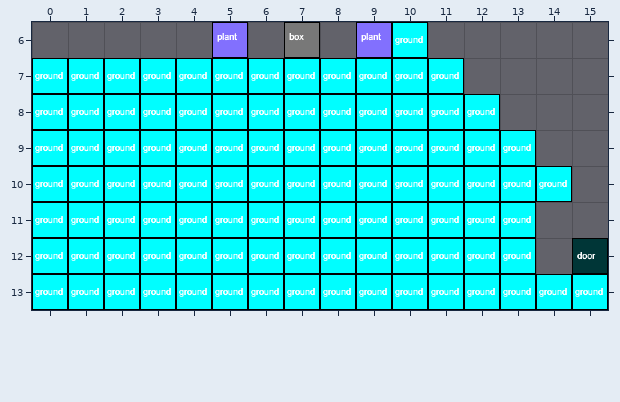
A Tiled map gets an edit: temp.tmx. That is the earlier state.
Cells are 48x48 px. Shown: x 0..15, y 6..13.
After the commit:
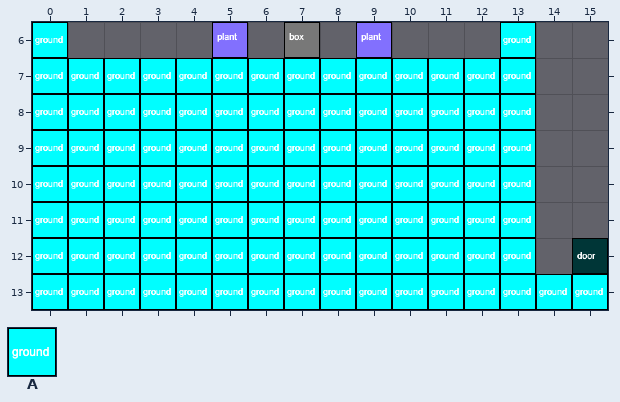
Key: from "tiles": A 9.
_ is an empty cell.
What changed:
Layer "ground":
The edit adds tile A in row 6 at x 0 and 13; in row 7 at x 12 to 13; in row 8 at x 13.
The author cleared tile A in row 6 at x 10; in row 10 at x 14.
